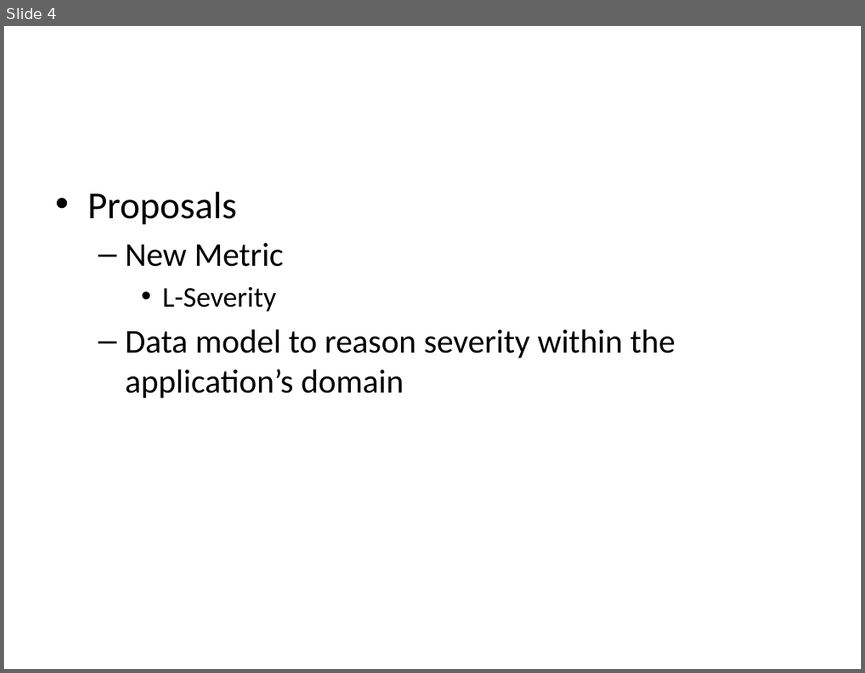
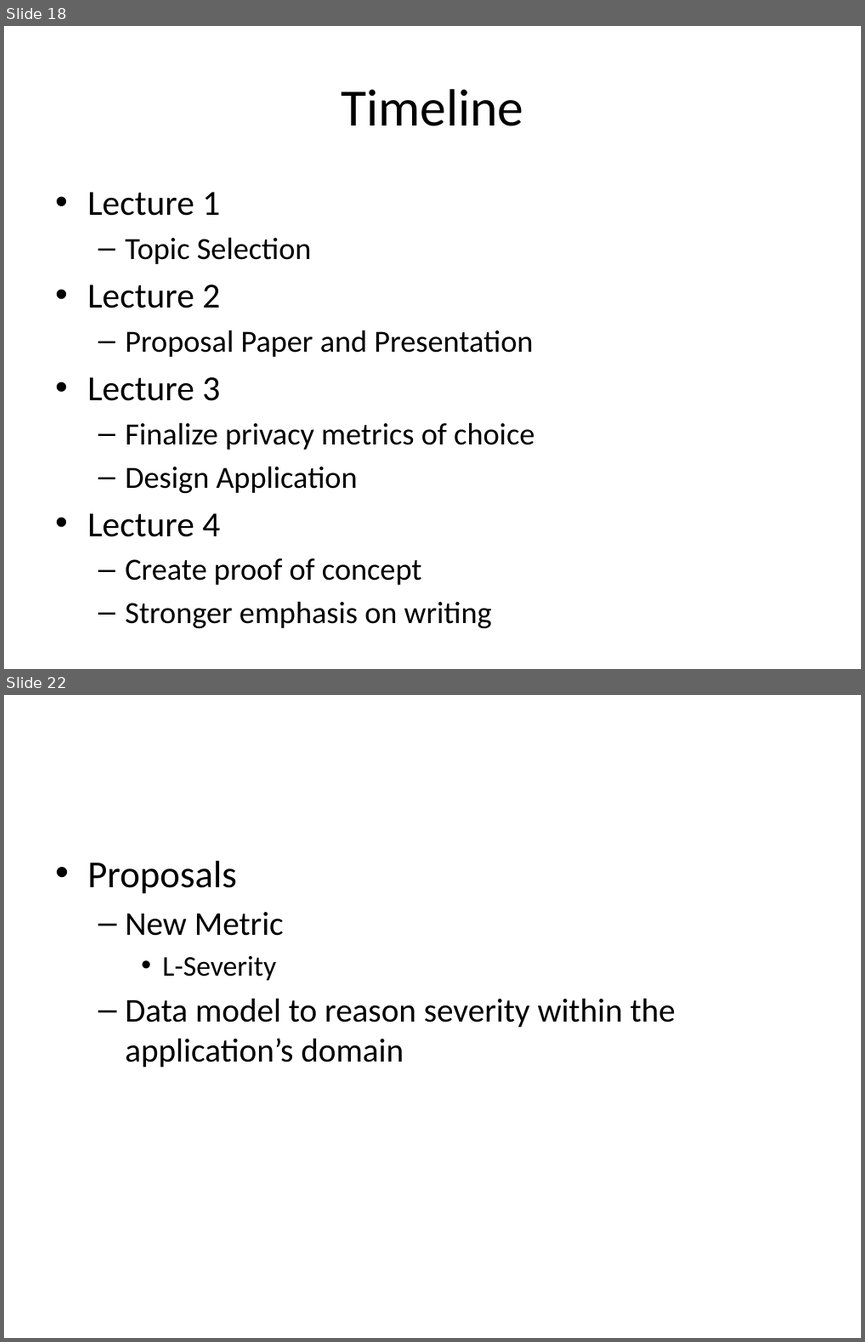
Before and after one commit to jayvelasco1990/big-data, a slide deck: proposal.pptx. Shown one above the other, each under a label of ours: slide 4 before the commit, slides 18 and 22 after it; the slides between them are not shown. The pictures are 865x673 and 865x1342 pixels, drawn with LibreOffice and Linux fonts; fonts in the diff are those of the drawing. Boxes give left, top, right and bottom in pixels: in the first picture for what was removed or moved away, otherwise in the second. Text is boxed around its words. In the diff, an @@ line names an element or a change of style, - is before the commit and + after.

```diff
--- a/proposal.pptx
+++ b/proposal.pptx
@@ slide 18 added at (4, 26, 861, 669), background #FFFFFF @@
@@ title added at (341, 89, 523, 126), 44 pt, text #000000 @@
+Timeline
@@ text added at (87, 192, 534, 629), 25.9 pt, text #000000 @@
+• Lecture 1
+  – Topic Selection
+• Lecture 2
+  – Proposal Paper and Presentation
+• Lecture 3
+  – Finalize privacy metrics of choice
+  – Design Application
+• Lecture 4
+  – Create proof of concept
+  – Stronger emphasis on writing
@@ what was slide 4 is now slide 22 @@
```
Also in this commit, not shown: 2 slides changed, 18 other slides added, 1 slide removed, 3 other files.
